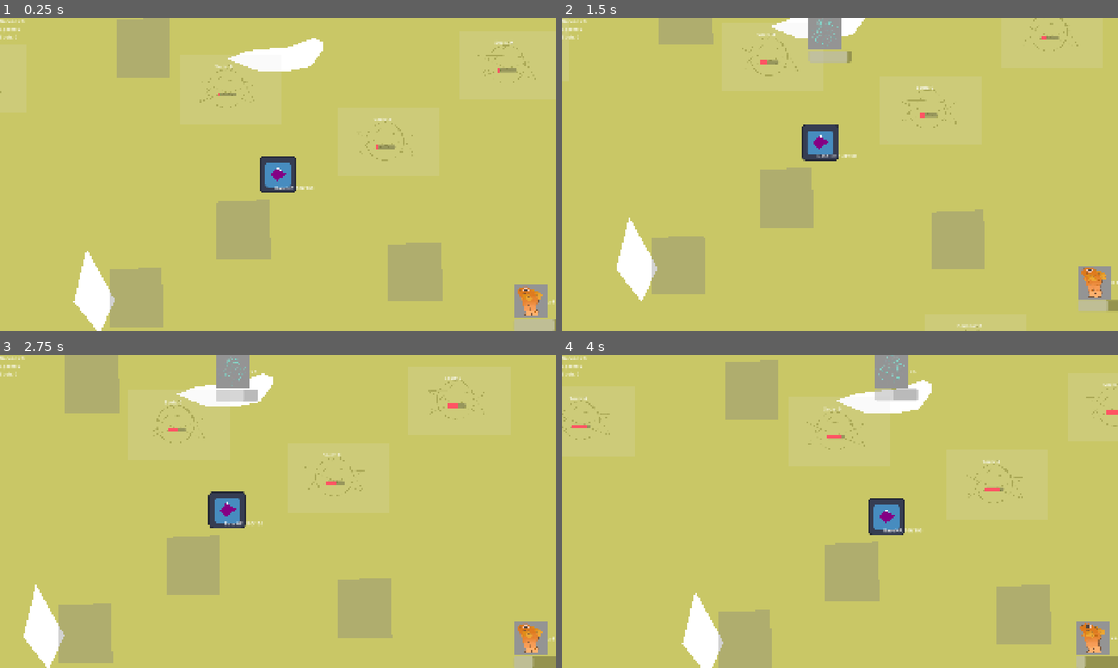
Above: before the commit, frames 1-4 (two rows, left to right).
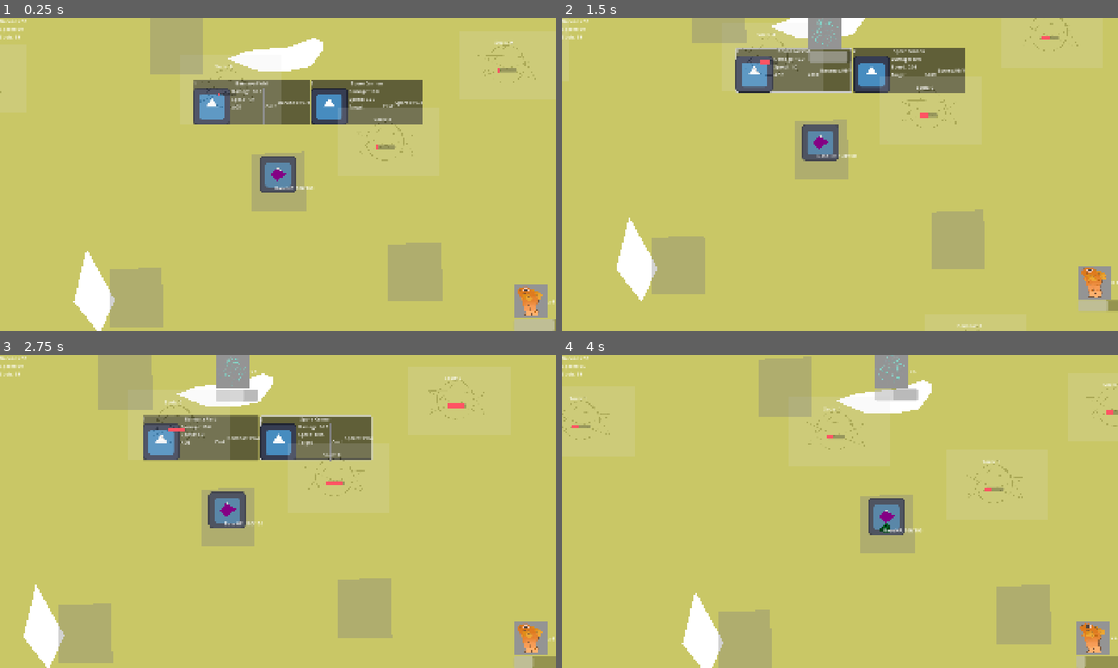
Above: after the commit, the same moments.

Repository: skeeeth/Allstar-Cult-Slip
Game: Godot game, scene res://Source/Level/World/World.tscn
Two runs of this game, one before a commit and one after it. Both use one fixed random seed, a clock stepped at 60 frames per second and the inputs below. The engine's default icon, where the game draws it, is replaced by a stand-in: a white triangle on a blue panel in a dark square.
Inputs:
- Up to frame 1 (0.25 s): no input
- Up to frame 2 (1.5 s): tap Enter at 0.5 s; hold D (right) 0.53-1.28 s; hold E (Interact) 0.53-1.28 s; tap 1 (one) at 0.8, 1.35 s; hold S (down) from 1.28 s (still down)
- Up to frame 3 (2.75 s): tap 3 (three) at 1.55 s; release S (down) at 2.03 s; hold D (right) from 2.03 s (still down); hold 3 (three) from 2.03 s (still down); tap 2 (two) at 2.3 s
- Up to frame 4 (4 s): release D (right) at 2.78 s; release 3 (three) at 2.78 s; hold W (up) 2.78-3.53 s; tap 2 (two) at 2.85 s; tap E (Interact) at 3.05 s; hold A (left) from 3.53 s (still down); hold E (Interact) from 3.53 s (still down); tap 1 (one) at 3.8 s

The runs differ from the first frame. In frame 1, 11% of the frame differs, in the area x 2-76%, y 0-78%; in frame 2, 9.9%; in frame 3, 11%, in the area x 2-84%, y 0-77%; in frame 4, 5.3%.

Commit message:
Add Blueprint Upgrade by Debug

Diff:
--- /dev/null
+++ b/Resources/Towers/SuperSpore.tres
@@ -0,0 +1,14 @@
+[gd_resource type="Resource" script_class="TowerData" format=3 uid="uid://dkh5n8jlq88wc"]
+
+[ext_resource type="Script" uid="uid://dlv0kunqio4rh" path="res://Source/Interactable/Towers/TowerData.gd" id="1_51p4v"]
+
+[resource]
+script = ExtResource("1_51p4v")
+tower_name = "SUPER Spore"
+cost = Dictionary[String, int]({
+"Spores": 100
+})
+trigger_time = 0.05
+effect_strength = 100.0
+area_size = 666.0
+metadata/_custom_type_script = "uid://dlv0kunqio4rh"
--- /dev/null
+++ b/Resources/Upgrades/super_spore_BP.tres
@@ -0,0 +1,9 @@
+[gd_resource type="Resource" script_class="Upgrade" format=3 uid="uid://bjhl4pu7f188b"]
+
+[ext_resource type="Script" uid="uid://btarx67t2mdtf" path="res://Source/Interactable/Upgrade Offer/upgrade_data.gd" id="1_1rx8l"]
+[ext_resource type="Resource" uid="uid://dkh5n8jlq88wc" path="res://Resources/Towers/SuperSpore.tres" id="2_uttk6"]
+
+[resource]
+script = ExtResource("1_1rx8l")
+tower_data = ExtResource("2_uttk6")
+metadata/_custom_type_script = "uid://btarx67t2mdtf"
--- a/Source/Interactable/Tower Site/TowerSite.tscn
+++ b/Source/Interactable/Tower Site/TowerSite.tscn
@@ -3,12 +3,13 @@
 [ext_resource type="Script" uid="uid://dl31byom8c4h6" path="res://Source/Interactable/Tower Site/tower_site.gd" id="1_h1xah"]
 [ext_resource type="PackedScene" uid="uid://chb2l2bjixpa2" path="res://Source/Interactable/Interactable.tscn" id="1_v6gqn"]
 [ext_resource type="Script" uid="uid://dlv0kunqio4rh" path="res://Source/Interactable/Towers/TowerData.gd" id="2_0yyf7"]
-[ext_resource type="Resource" uid="uid://cwdovgn6qws6s" path="res://Source/Interactable/Towers/List/BananaField.tres" id="3_m2jwy"]
-[ext_resource type="Resource" uid="uid://q28bs4ba3fb4" path="res://Source/Interactable/Towers/List/Spore Cannon.tres" id="4_m2jwy"]
+[ext_resource type="Resource" uid="uid://cwdovgn6qws6s" path="res://Resources/Towers/BananaField.tres" id="3_m2jwy"]
+[ext_resource type="Resource" uid="uid://q28bs4ba3fb4" path="res://Resources/Towers/Spore Cannon.tres" id="4_m2jwy"]
 
 [node name="TowerSite" type="Node2D" unique_id=655530917]
 script = ExtResource("1_h1xah")
-tower_pool = Array[ExtResource("2_0yyf7")]([ExtResource("3_m2jwy"), ExtResource("4_m2jwy")])
+starting_pool = Array[ExtResource("2_0yyf7")]([ExtResource("3_m2jwy"), ExtResource("4_m2jwy")])
+range_color = Color(0.1764706, 0.28235295, 1, 0.10980392)
 
 [node name="Interaction Area" parent="." unique_id=268138595 instance=ExtResource("1_v6gqn")]
 scale = Vector2(2.095, 2.095)
--- a/Source/Interactable/Tower Site/tower_site.gd
+++ b/Source/Interactable/Tower Site/tower_site.gd
@@ -1,24 +1,30 @@
 extends Node2D
+class_name TowerSite
 
 @onready var interaction_area: Interactable = $"Interaction Area"
 @onready var info_box: HBoxContainer = $"Tower Info"
 
 var blueprint:TowerData
-@export var tower_pool:Array[TowerData]
+@export var starting_pool:Array[TowerData]
+static var tower_pool:Array[TowerData]
+static var sites:Array[TowerSite]
 var displays:Array[TowerDisplay]
+
+@export var range_color:Color
+
+func _draw() -> void:
+	if blueprint:
+		draw_circle(Vector2.ZERO,blueprint.area_size,range_color)
 
 func _ready() -> void:
 	interaction_area.interacted.connect(on_interact)
 	interaction_area.entered.connect(on_enter)
 	interaction_area.exited.connect(on_exit)
-
+	tower_pool = starting_pool
+	TowerSite.sites.append(self)
 	var i:int = 0
 	for data in tower_pool:
-		var new_display = TowerDisplay.create()
-		displays.append(new_display)
-		info_box.add_child(new_display)
-		new_display.index_number.text = str(i+1)
-		new_display.dress(data)
+		create_display(data,i)
 		i += 1
 
 func on_interact():
@@ -46,7 +52,12 @@
 	if event.is_action_pressed("two"):
 		select_blueprint(1)
 
+	if event.is_action_pressed("three"):
+		select_blueprint(2)
+
 func select_blueprint(index:int):
+	if index >= tower_pool.size():
+		return
 	blueprint = tower_pool[index]
 	for d in displays:
 		d.clear_hover()
@@ -58,3 +69,16 @@
 
 func on_exit():
 	info_box.visible = false
+
+func create_display(data,index):
+	var new_display = TowerDisplay.create()
+	displays.append(new_display)
+	info_box.add_child(new_display)
+	new_display.index_number.text = str(index + 1)
+	new_display.dress(data)
+
+static func add_pool(data:TowerData):
+	assert(!tower_pool.has(data))
+	tower_pool.append(data)
+	for s in sites:
+		s.create_display(data, tower_pool.size()-1)
--- a/Source/Interactable/Towers/Tower.gd
+++ b/Source/Interactable/Towers/Tower.gd
@@ -13,11 +13,6 @@
 var area_time:float = 0
 var target_time:Dictionary[Unit,float]
 @export var range_shape: CollisionShape2D
-
-@export var range_color:Color
-
-func _draw() -> void:
-	draw_circle(Vector2.ZERO,data.area_size,range_color)
 
 static func create(from_data:TowerData) -> Tower: #Make sure to add to scene!
 	var new_tower:Tower = self_scene.instantiate()
--- a/Source/Interactable/Towers/Tower.tscn
+++ b/Source/Interactable/Towers/Tower.tscn
@@ -16,7 +16,6 @@
 script = ExtResource("1_hv3xy")
 sprite = NodePath("Sprite2D")
 range_shape = NodePath("Effect Area/CollisionShape2D")
-range_color = Color(0.21176471, 0.4392157, 1, 0.27058825)
 
 [node name="Sprite2D" type="Sprite2D" parent="." unique_id=81413410]
 modulate = Color(0.74, 0.74, 0.74, 1)
--- /dev/null
+++ b/Source/Interactable/Upgrade Offer/upgrade_data.gd
@@ -0,0 +1,4 @@
+extends Resource
+class_name Upgrade
+
+@export var tower_data:TowerData
--- /dev/null
+++ b/Source/Interactable/Upgrade Offer/upgrade_offer.gd
@@ -0,0 +1,15 @@
+extends Node2D
+@export var interactable: Interactable
+
+@export var offer:Upgrade
+
+func on_interact():
+	apply_upgrade()
+
+func apply_upgrade():
+	TowerSite.add_pool(offer.tower_data)
+
+
+func _input(event: InputEvent) -> void:
+	if event.is_action_pressed("debug_one"):
+		apply_upgrade()
--- /dev/null
+++ b/Source/Interactable/Upgrade Offer/upgrade_offer.tscn
@@ -0,0 +1,10 @@
+[gd_scene format=3 uid="uid://c2og13fi0nolf"]
+
+[ext_resource type="Script" uid="uid://ca3qtc7hrkhjc" path="res://Source/Interactable/Upgrade Offer/upgrade_offer.gd" id="1_0kqjk"]
+[ext_resource type="PackedScene" uid="uid://chb2l2bjixpa2" path="res://Source/Interactable/Interactable.tscn" id="1_pynd8"]
+
+[node name="Upgrade Offer" type="Node2D" unique_id=167568939 node_paths=PackedStringArray("interactable")]
+script = ExtResource("1_0kqjk")
+interactable = NodePath("Interaction Area")
+
+[node name="Interaction Area" parent="." unique_id=268138595 instance=ExtResource("1_pynd8")]
--- a/Source/Level/Resource/ResourceManager.gd
+++ b/Source/Level/Resource/ResourceManager.gd
@@ -5,16 +5,17 @@
 
 var current:Dictionary[String, int]
 enum ResourceTypes{B,O,U}
+
 const ResourceNames:Dictionary[ResourceTypes,String] = {
 	ResourceManager.ResourceTypes.B: "Bananas",
 	ResourceManager.ResourceTypes.O: "Spores",
-	ResourceManager.ResourceTypes.U: "Souls",
+	ResourceManager.ResourceTypes.U: "Souls"
 }
 
 var ResourceCadence:Dictionary[ResourceTypes,float] = {
-	ResourceManager.ResourceTypes.B: 2.0,
+	ResourceManager.ResourceTypes.B: 1.25,
 	ResourceManager.ResourceTypes.O: 0.5,
-	ResourceManager.ResourceTypes.U: 5.0,
+	ResourceManager.ResourceTypes.U: 3.0,
 }
 
 
--- a/Source/Level/UI/ResourceDisplay.gd
+++ b/Source/Level/UI/ResourceDisplay.gd
@@ -8,7 +8,7 @@
 	ResourceManager.key_update.connect(on_update)
 
 	for i in ResourceManager.ResourceTypes.values():
-		ResourceManager.add_resource(ResourceManager.ResourceNames[i],0)
+		ResourceManager.add_resource(ResourceManager.ResourceNames[i],99)
 
 func on_new_key(k,_v):
 	_new_label(k)
--- a/Source/Level/World/World.tscn
+++ b/Source/Level/World/World.tscn
@@ -11,6 +11,8 @@
 [ext_resource type="Script" uid="uid://dvsly52jeeslf" path="res://Source/Level/World/EnemyInstancer.gd" id="6_6f6u3"]
 [ext_resource type="Script" uid="uid://c373uigs4r2l5" path="res://Source/Level/World/draw_rocks.gd" id="9_1obq6"]
 [ext_resource type="PackedScene" uid="uid://ditooupt0qhfe" path="res://Source/Level/World/Base/Base.tscn" id="11_1obq6"]
+[ext_resource type="PackedScene" uid="uid://c2og13fi0nolf" path="res://Source/Interactable/Upgrade Offer/upgrade_offer.tscn" id="12_8er02"]
+[ext_resource type="Resource" uid="uid://bjhl4pu7f188b" path="res://Resources/Upgrades/super_spore_BP.tres" id="13_kwrcj"]
 
 [sub_resource type="NavigationPolygon" id="NavigationPolygon_pkxw5"]
 outlines = Array[PackedVector2Array]([PackedVector2Array(471, -1799, -2744, 167, -217, 2182, 3147, 364)])
@@ -38,7 +40,7 @@
 movespeed = 600.0
 
 [node name="TowerSite" parent="." unique_id=655530917 instance=ExtResource("4_huh1a")]
-position = Vector2(-124, 200)
+position = Vector2(-3, 35)
 
 [node name="Nav" type="NavigationRegion2D" parent="." unique_id=345938183]
 navigation_polygon = SubResource("NavigationPolygon_pkxw5")
@@ -112,7 +114,7 @@
 position = Vector2(16, -712)
 
 [node name="TowerSite2" parent="Tower Sites" unique_id=1988281892 instance=ExtResource("4_huh1a")]
-position = Vector2(-471, -428)
+position = Vector2(-356, -438)
 
 [node name="TowerSite3" parent="Tower Sites" unique_id=30625718 instance=ExtResource("4_huh1a")]
 position = Vector2(469, 346)
@@ -122,4 +124,8 @@
 
 [node name="Node2D" type="Node2D" parent="." unique_id=743826247]
 
+[node name="Upgrade Offer" parent="." unique_id=167568939 instance=ExtResource("12_8er02")]
+position = Vector2(-216, -23)
+offer = ExtResource("13_kwrcj")
+
 [connection signal="timeout" from="Wave Managerr/Timer" to="Wave Managerr" method="_on_timer_timeout"]
--- a/Source/Level/World/draw_rocks.gd
+++ b/Source/Level/World/draw_rocks.gd
@@ -1,6 +1,7 @@
 extends Node2D
 
 func _ready() -> void:
+	#$"..".bake_navigation_polygon()
 	for obs in get_children():
 		if obs is NavigationObstacle2D:
 			var new_polygon = Polygon2D.new()
--- a/project.godot
+++ b/project.godot
@@ -75,6 +75,11 @@
 "events": [Object(InputEventKey,"resource_local_to_scene":false,"resource_name":"","device":-1,"window_id":0,"alt_press …(195 unchanged characters)…
 ]
 }
+debug_one={
+"deadzone": 0.2,
+"events": [Object(InputEventKey,"resource_local_to_scene":false,"resource_name":"","device":-1,"window_id":0,"alt_pressed":false,"shift_pressed":true,"ctrl_pressed":false,"meta_pressed":false,"pressed":false,"keycode":0,"physical_keycode":49,"key_label":0,"unicode":33,"location":0,"echo":false,"script":null)
+]
+}
 
 [layer_names]
 
Renamed: Source/Interactable/Towers/List/BananaField.tres -> Resources/Towers/BananaField.tres
Renamed: Source/Interactable/Towers/List/Spore Cannon.tres -> Resources/Towers/Spore Cannon.tres
Not shown, added: Source/Interactable/Upgrade Offer/upgrade_data.gd.uid
Not shown, added: Source/Interactable/Upgrade Offer/upgrade_offer.gd.uid
